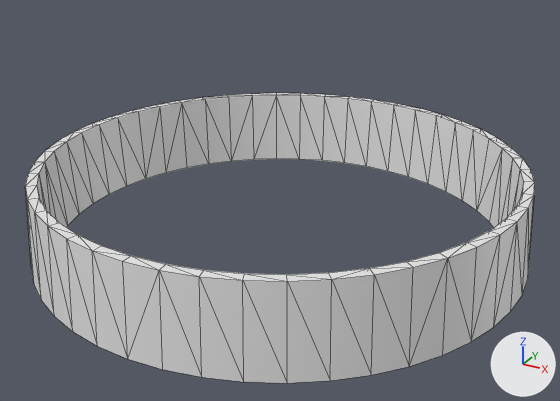
An edit to the OBJ model assets/mesh/cooling_tower.obj, drawn before and after from the same camera.
Both versions are drawn from a 50 mm lens placed at (1.59, -2.9, 1.63), pointed at (0.04, -0.08, 0.22). The axes (+X, +Y, +Z) are drawn at lower right. The lights are the same throughout. Mesh edges are drawn as thin lines. Where no turn or scale is listed for an object, it has been applied to the vertices.

Script lines for the objects in view, before the commit:
```python
me_torus_001 = bpy.data.meshes.new('Torus.001')
me_torus_001.from_pydata(...)  # 192 vertices, 288 faces; spans x -1.13..1.13, y -1.13..1.13, z 0.0..0.38
ob_torus_001 = bpy.data.objects.new('Torus.001', me_torus_001)
ob_torus_001.location = (0.0, 0.0, 0.0)
```
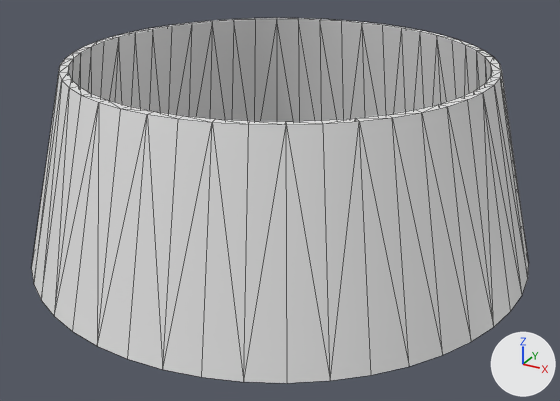
The newer file is also rescaled (x1.202) as a whole; pictures and numbers use the older file's frame.

Pixel boxes [x1, y1, x2, y2] of what changed, in the pictures (560 x 401 px; the box of a moved part takes in the faces that stretch with it):
'Torus.001', reshaped (26% taller): before [25, 93, 535, 383]; after [32, 18, 529, 383]
part 1 of me_torus_001, moved or reshaped: before [25, 94, 524, 383]; after [54, 18, 494, 383]

The change in detail:
me_torus_001 is used by ob_torus_001; location (0.0, 0.0, 0.0).
me_torus_001 had 192 vertices, 288 faces and spanned x -1.13..1.13, y -1.13..1.13, z 0.0..0.38.
me_torus_001 now has 192 vertices, 288 faces and spans x -1.13..1.13, y -1.13..1.13, z 0.0..0.85.
Part 1, on me_torus_001:
3 vertices are removed from x -1.03..-0.65, y -0.84..0.75, z 0.38.
98 faces are deleted.
93 vertices move from x -1.11..1.11, y -1.11..1.11, z 0.38 to x -0.92..0.92, y -0.92..0.92, z 0.85.
3 vertices are added at (-0.54, 0.7, 0.85), (-0.82, 0.34, 0.85), (-0.7, -0.54, 0.85).
98 new faces join them.
